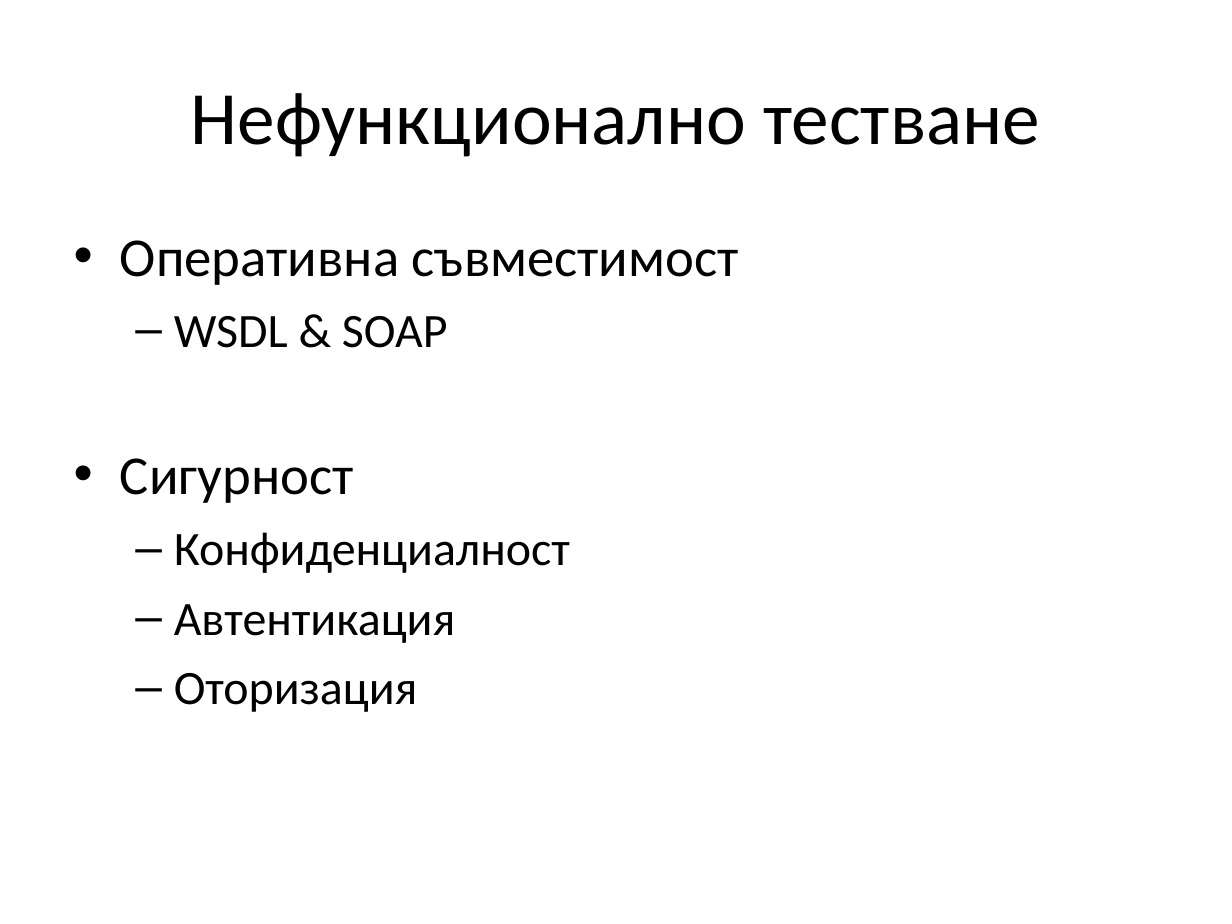
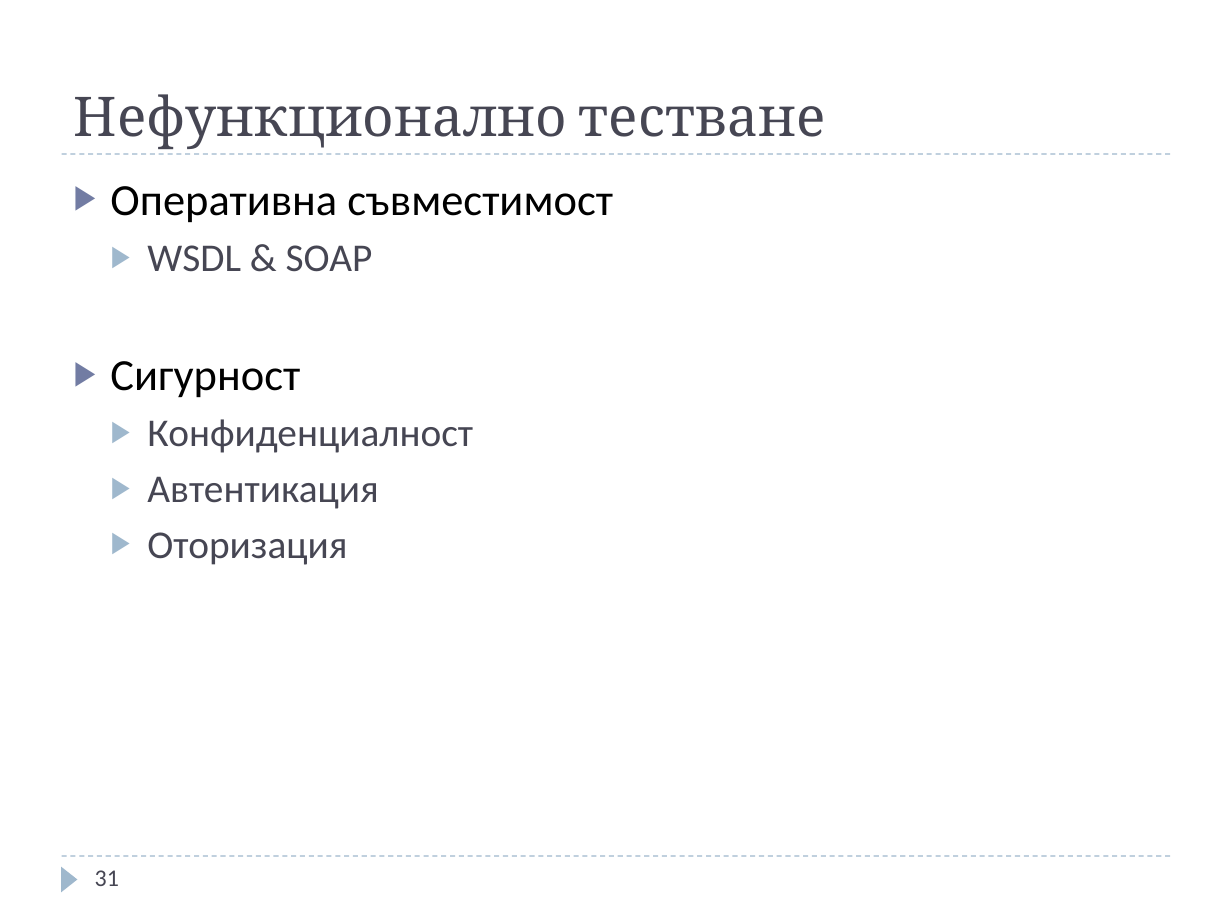
Before and after one commit to jasimcse/team2-strawberry, a slide deck: slide 31 of prezentaciq/venci.ppt. Drawn at 1232x924 pixels with LibreOffice and Linux fonts; fonts in the diff are those of the drawing. Boxes give left, top, right and bottom in pixels: in the first picture for what was removed or moved away, otherwise in the second. Text is boxed around its words. In the diff, an @@ line names an element or a change of style, - is before the commit and + after.

```diff
--- a/prezentaciq/venci.ppt
+++ b/prezentaciq/venci.ppt
@@ title "Нефункционално тестване": place and size @@
-title "Нефункционално тестване" at box(191, 93, 1040, 157)
+title "Нефункционално тестване" at box(74, 94, 826, 149)
@@ title "Нефункционално тестване" at box(74, 94, 826, 149): size 44 to 32 pt, font Calibri to Cambria, text colour #000000 to #464653; alignment centre to left; vertical alignment middle to bottom @@
@@ text "Оперативна съвместимост": place and size @@
-text "Оперативна съвместимост" at box(120, 240, 739, 712)
+text "Оперативна съвместимост" at box(110, 186, 613, 565)
@@ text "Оперативна съвместимост" at box(110, 186, 613, 565): size 32 to 26 pt in "Оперативна съвместимост", "Сигурност"; size 28 to 23 pt, text colour #000000 to #464653 in "WSDL & SOAP", "Конфиденциалност", "Автентикация", "Оторизация"; bullet • to ▶; less space between paragraphs; bullet colour #000000 to #727CA3; bullet – to ▶; bullet colour #000000 to #9FB8CD @@
@@ line added from (62, 154) to (1170, 154), #9FB8CD 0.74 pt dashed @@
@@ line added from (62, 856) to (1170, 856), #9FB8CD 0.74 pt dashed @@
@@ triangle added at box(62, 866, 78, 892), fill #9FB8CD @@
@@ page number added at box(95, 870, 119, 886), 14 pt, text #464653 @@
+31
```
Also in this commit, not shown: 37 other slides changed, 1 slide added, 1 slide removed.
